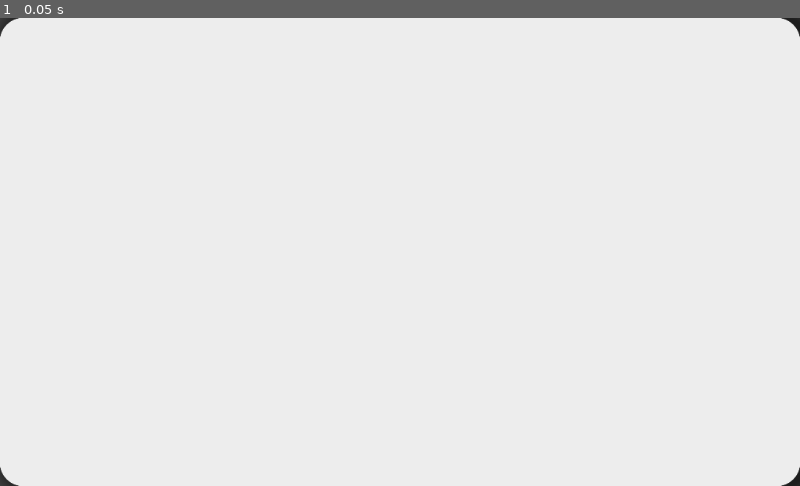
Above: before the commit, frame 1.
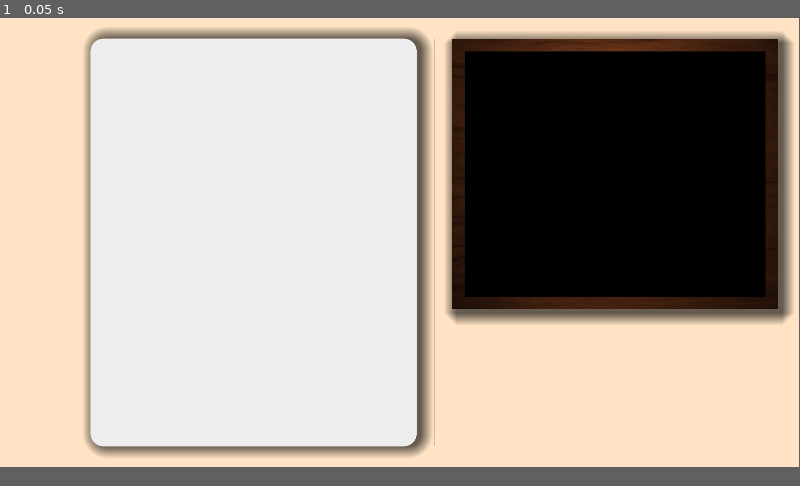
Above: after the commit, the same moment.

Repository: Neczesk/bug-free-guacamole
Game: Godot game, scene res://MainWindow.tscn
Two runs of this game, one before a commit and one after it. Both use one fixed random seed, a clock stepped at 60 frames per second and the inputs below. Before the commit the project starts from res://TextInputWindow.tscn. Video files are missing from this copy of the repository; at most half a second of black plays in their place.
Inputs:
- Up to frame 1 (0.05 s): no input
In our replay, the window is 800x468 before the commit and 799x449 after it. These sizes can differ from the game's own. Grey fills any space a smaller window leaves; there, only what the larger window draws over its background counts as a difference.

The runs differ from the first frame. In frame 1, 60% of the frame differs, in the area x 0-100%, y 0-100%.

Commit message:
Basic interface prototype finished

Diff:
--- a/MainWindow.tscn
+++ b/MainWindow.tscn
@@ -1,6 +1,16 @@
-[gd_scene load_steps=2 format=2]
+[gd_scene load_steps=6 format=2]
 
 [ext_resource path="res://TextInputWindow.tscn" type="PackedScene" id=1]
+[ext_resource path="res://sakura_background.ogv" type="VideoStream" id=2]
+[ext_resource path="res://external-content.duckduckgo.com.jpg" type="Texture" id=3]
+
+[sub_resource type="StyleBoxFlat" id=2]
+shadow_size = 30
+shadow_offset = Vector2( 10, 10 )
+
+[sub_resource type="StyleBoxTexture" id=1]
+texture = ExtResource( 3 )
+region_rect = Rect2( 0, 0, 1920, 1200 )
 
 [node name="Node2D" type="ColorRect"]
 anchor_right = 1.0
@@ -10,28 +20,101 @@
 "_edit_use_anchors_": false
 }
 
-[node name="HBoxContainer" type="HBoxContainer" parent="."]
+[node name="MarginContainer" type="MarginContainer" parent="."]
 anchor_right = 1.0
 anchor_bottom = 1.0
+custom_constants/margin_right = 50
+custom_constants/margin_top = 50
+custom_constants/margin_left = 50
+custom_constants/margin_bottom = 50
 __meta__ = {
 "_edit_use_anchors_": false
 }
 
-[node name="CenterContainer" type="CenterContainer" parent="HBoxContainer"]
-margin_right = 338.0
-margin_bottom = 600.0
+[node name="HBoxContainer" type="HBoxContainer" parent="MarginContainer"]
+margin_left = 50.0
+margin_top = 50.0
+margin_right = 1870.0
+margin_bottom = 1030.0
+size_flags_horizontal = 3
+size_flags_vertical = 3
+__meta__ = {
+"_edit_use_anchors_": false
+}
+
+[node name="CenterContainer" type="CenterContainer" parent="MarginContainer/HBoxContainer"]
+margin_right = 164.0
+margin_bottom = 980.0
+size_flags_horizontal = 3
+size_flags_stretch_ratio = 0.21
+
+[node name="TextInputWindow" parent="MarginContainer/HBoxContainer" instance=ExtResource( 1 )]
+anchor_right = 0.0
+anchor_bottom = 0.0
+margin_left = 168.0
+margin_right = 950.0
+margin_bottom = 980.0
 size_flags_horizontal = 3
 
-[node name="TextInputWindow" parent="HBoxContainer" instance=ExtResource( 1 )]
-anchor_right = 0.0
-anchor_bottom = 0.0
-margin_left = 342.0
-margin_right = 680.0
-margin_bottom = 600.0
+[node name="VSeparator" type="VSeparator" parent="MarginContainer/HBoxContainer"]
+margin_left = 954.0
+margin_right = 1032.0
+margin_bottom = 980.0
+size_flags_horizontal = 3
+size_flags_stretch_ratio = 0.1
+
+[node name="VBoxContainer" type="VBoxContainer" parent="MarginContainer/HBoxContainer"]
+margin_left = 1036.0
+margin_right = 1820.0
+margin_bottom = 980.0
 size_flags_horizontal = 3
 
-[node name="VBoxContainer" type="VBoxContainer" parent="HBoxContainer"]
-margin_left = 684.0
-margin_right = 1024.0
-margin_bottom = 600.0
+[node name="WindowEffects" type="Panel" parent="MarginContainer/HBoxContainer/VBoxContainer"]
+margin_right = 784.0
+margin_bottom = 650.0
 size_flags_horizontal = 3
+size_flags_vertical = 3
+size_flags_stretch_ratio = 2.0
+custom_styles/panel = SubResource( 2 )
+
+[node name="WindowFrame" type="Panel" parent="MarginContainer/HBoxContainer/VBoxContainer/WindowEffects"]
+anchor_right = 1.0
+anchor_bottom = 1.0
+size_flags_horizontal = 3
+size_flags_vertical = 3
+size_flags_stretch_ratio = 2.0
+custom_styles/panel = SubResource( 1 )
+__meta__ = {
+"_edit_use_anchors_": false
+}
+
+[node name="MarginContainer" type="MarginContainer" parent="MarginContainer/HBoxContainer/VBoxContainer/WindowEffects/WindowFrame"]
+anchor_right = 1.0
+anchor_bottom = 1.0
+size_flags_horizontal = 3
+size_flags_vertical = 3
+size_flags_stretch_ratio = 2.0
+custom_constants/margin_right = 30
+custom_constants/margin_top = 30
+custom_constants/margin_left = 30
+custom_constants/margin_bottom = 30
+__meta__ = {
+"_edit_use_anchors_": false
+}
+
+[node name="OutsideView" type="VideoPlayer" parent="MarginContainer/HBoxContainer/VBoxContainer/WindowEffects/WindowFrame/MarginContainer"]
+margin_left = 30.0
+margin_top = 30.0
+margin_right = 754.0
+margin_bottom = 620.0
+size_flags_vertical = 3
+size_flags_stretch_ratio = 2.0
+stream = ExtResource( 2 )
+volume_db = -80.0
+autoplay = true
+
+[node name="Spacer" type="Control" parent="MarginContainer/HBoxContainer/VBoxContainer"]
+margin_top = 654.0
+margin_right = 784.0
+margin_bottom = 980.0
+size_flags_vertical = 3
--- a/TextInputWindow.tscn
+++ b/TextInputWindow.tscn
@@ -28,8 +28,8 @@
 }
 
 [node name="Panel" type="Panel" parent="Margins"]
-margin_right = 1024.0
-margin_bottom = 600.0
+margin_right = 1920.0
+margin_bottom = 1080.0
 custom_styles/panel = SubResource( 1 )
 
 [node name="MarginContainer" type="MarginContainer" parent="Margins/Panel"]
@@ -46,10 +46,10 @@
 [node name="TextEdit" type="TextEdit" parent="Margins/Panel/MarginContainer"]
 margin_left = 30.0
 margin_top = 30.0
-margin_right = 994.0
-margin_bottom = 570.0
-custom_styles/focus = SubResource( 4 )
-custom_styles/normal = SubResource( 5 )
+margin_right = 1890.0
+margin_bottom = 1050.0
+custom_styles/focus = SubResource( 2 )
+custom_styles/normal = SubResource( 3 )
 custom_colors/font_color = Color( 0.21, 0.21, 0.21, 1 )
 smooth_scrolling = true
 wrap_enabled = true
--- a/project.godot
+++ b/project.godot
@@ -16,8 +16,13 @@
 [application]
 
 config/name="bug-free-guacamole"
-run/main_scene="res://TextInputWindow.tscn"
+run/main_scene="res://MainWindow.tscn"
 config/icon="res://icon.png"
+
+[display]
+
+window/size/width=1920
+window/size/height=1080
 
 [rendering]
 
Not shown: 1 places in TextInputWindow.tscn that only renumber resources
Binary file added: external-content.duckduckgo.com.jpg
Not shown, added: external-content.duckduckgo.com.jpg.import
Not shown, added: sakura_background.ogv
Not shown, changed: y2mate.com - Sakura (petals falling)_oDD8v2fRUfY_1080p.mp4
